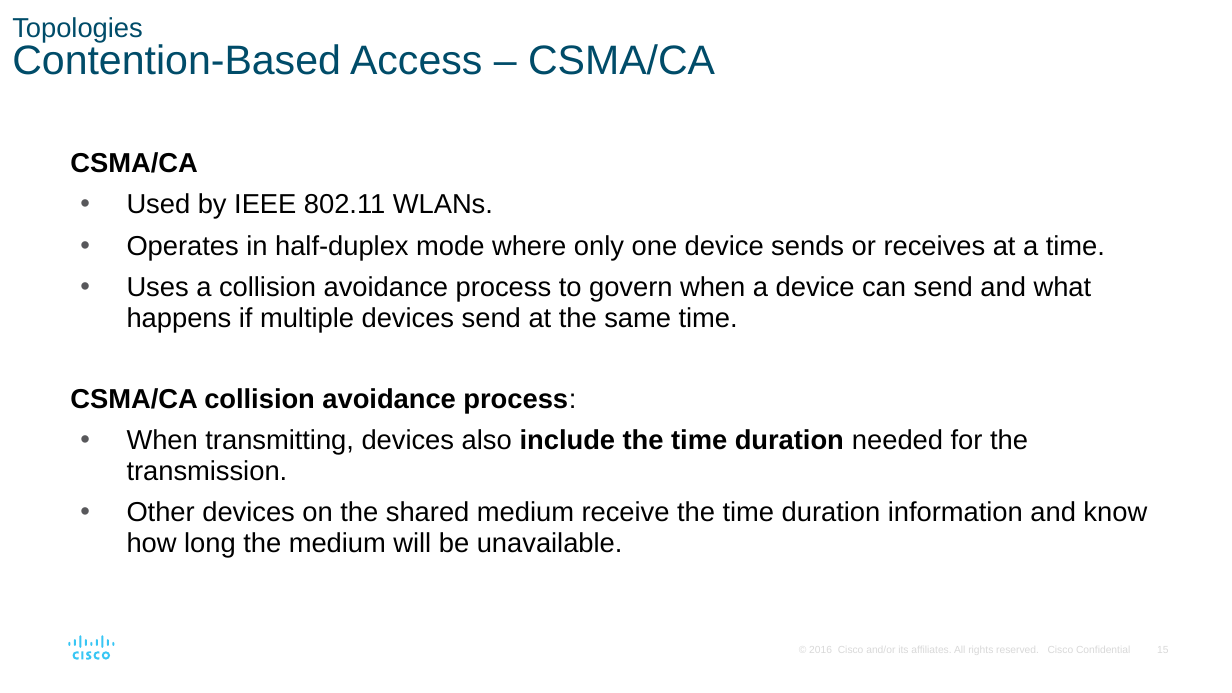
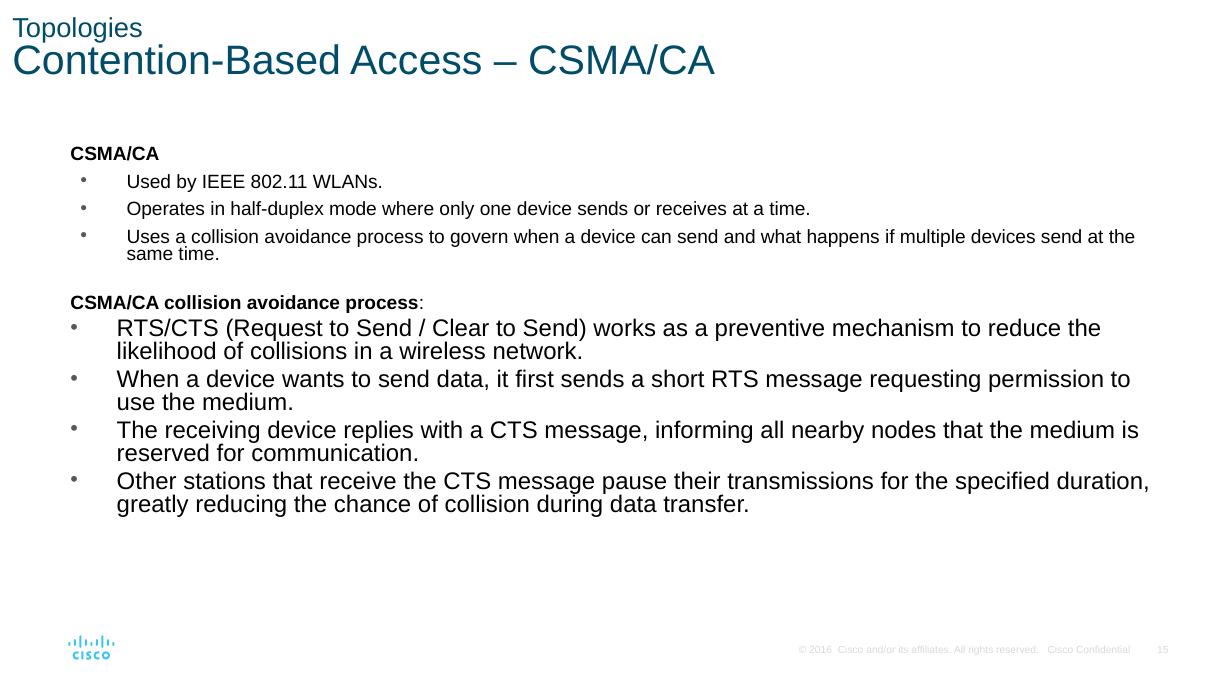
Before and after one commit to jb23lm87/CCNA-V7, a slide deck: slide 15 of ITN_Module_6 - 7.pptx. Drawn at 1232x693 pixels with LibreOffice and Linux fonts; fonts in the diff are those of the drawing. Boxes give left, top, right and bottom in pixels: in the first picture for what was removed or moved away, otherwise in the second. Text is boxed around its words. In the diff, an @@ line names an element or a change of style, - is before the commit and + after.

```diff
--- a/ITN_Module_6 - 7.pptx
+++ b/ITN_Module_6 - 7.pptx
@@ text at [70, 146, 1136, 313]: size 16 to 11.2 pt in "CSMA/CA", "Used by IEEE 802.11 WLANs.", "Operates in half-duplex mode where only one ...", "Uses a collision avoidance process to govern ..." and 1 more places; line spacing 1 to 0.8; line spacing 0.95 to 0.75 @@
@@ text at [117, 318, 1150, 517]: text changed; size 16 to 14 pt @@
-  • When transmitting, devices also include the time duration needed for the transmission.
-  • Other devices on the shared medium receive the time duration information and know how long the medium will be unavailable.
+• RTS/CTS (Request to Send / Clear to Send) works as a preventive mechanism to reduce the likelihood of collisions in a wireless network.
+• When a device wants to send data, it first sends a short RTS message requesting permission to use the medium.
+• The receiving device replies with a CTS message, informing all nearby nodes that the medium is reserved for communication.
+• Other stations that receive the CTS message pause their transmissions for the specified duration, greatly reducing the chance of collision during data transfer.
```
Also in this commit, not shown: 2 other slides changed.
